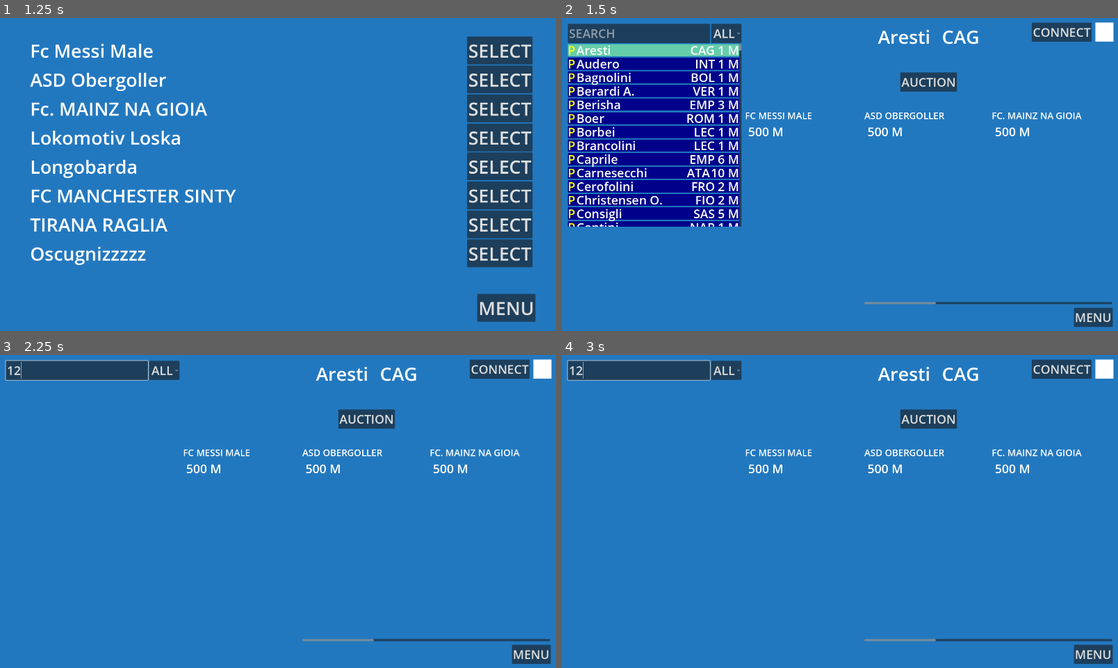
Above: before the commit, frames 1-4 (two rows, left to right).
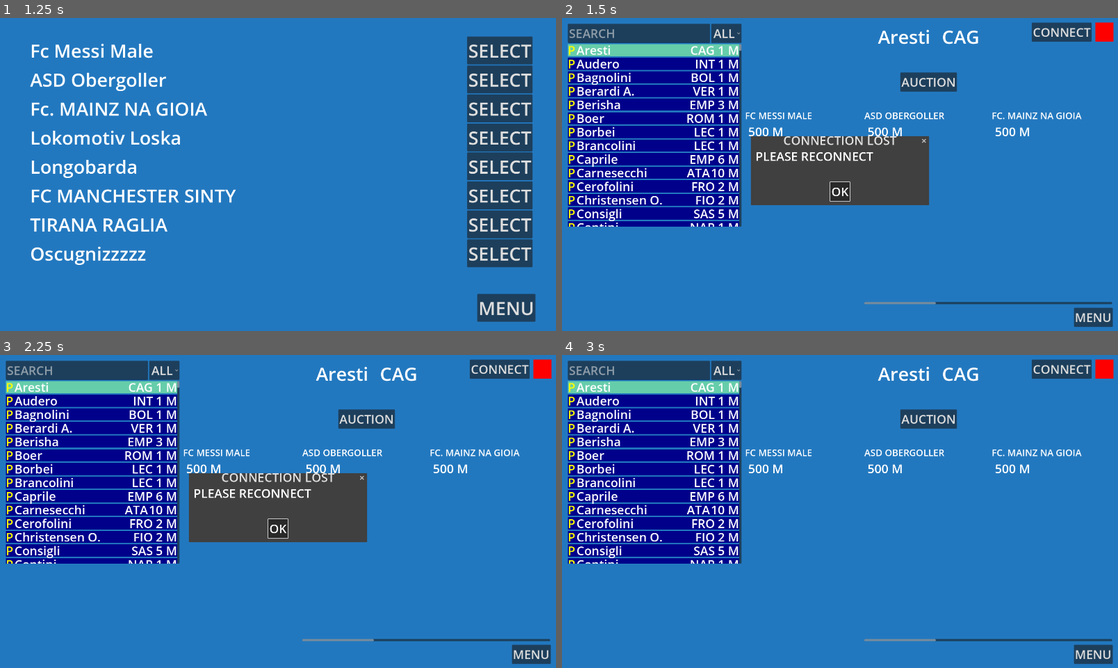
Above: after the commit, the same moments.

Repository: dulvui/condor
Game: Godot game, scene res://src/screens/menu/Menu.tscn
Same seed, same stepped clock (60 frames per second), same inputs: the game is played once before the commit and once after it. Sound files missing from this copy of the repository are replaced by a short silence.
Inputs (mouse positions are in pixels of both pictures, inside the frame that each line leads up to):
- Up to frame 1 (1.25 s): click "START" at 0.5 s
- Up to frame 2 (1.5 s): click "SELECT" at 1.25 s
- Up to frame 3 (2.25 s): click (77, 370) at 2.02 s; type "12" at 2.1 s
- Up to frame 4 (3 s): click (840, 527) at 2.75 s, where only the run after the commit has a clickable "OK"

Frame 1 is identical in both runs. In frame 2, 7.2% of the frame differs, in the area x 34-100%, y 1-60%; in frame 3, 24%, in the area x 0-100%, y 1-67%; in frame 4, 17%.

Commit message:
app: show disconnection alert

Diff:
--- a/app/src/Config.gd
+++ b/app/src/Config.gd
@@ -48,6 +48,17 @@
 	config.set_value("data","history",history)
 	config.save("user://settings.cfg")
 
+func reset() -> void:
+	next_team_id = 0
+	teams = _get_default_teams()
+	players = _init_players()
+	active_player_index = 0
+	history = []
+
+func restore(history:Array) -> void:
+#	for transfer in history:
+	pass
+
 func add_player_to_team(team:Team, player:Player, price:int) -> String:
 	var error_message:String = team.add_player(player, price)
 	if not error_message.is_empty():
--- a/app/src/screens/main/Main.gd
+++ b/app/src/screens/main/Main.gd
@@ -12,6 +12,8 @@
 @onready var timer:AuctionTimer = $Timer
 @onready var server_status:ColorRect = $Status/ServerStatus
 @onready var connect_button:Button = $Status/Connect
+@onready var connection_lost_alert:AcceptDialog = $ConnectionLost
+
 
 var active_player:Player
 
@@ -108,6 +110,7 @@
 func _on_client_connection_closed() -> void:
 	server_status.color = Color.RED
 	connect_button.visible = true
+	connection_lost_alert.popup_centered()
 
 
 func _on_client_connected_to_server() -> void:
--- a/app/src/screens/main/Main.tscn
+++ b/app/src/screens/main/Main.tscn
@@ -111,6 +111,17 @@
 layout_mode = 1
 metadata/_edit_use_anchors_ = true
 
+[node name="ConnectionLost" type="AcceptDialog" parent="."]
+title = "CONNECTION LOST"
+size = Vector2i(600, 200)
+
+[node name="Label" type="Label" parent="ConnectionLost"]
+offset_left = 8.0
+offset_top = 8.0
+offset_right = 592.0
+offset_bottom = 116.0
+text = "PLEASE RECONNECT"
+
 [connection signal="active_player_change" from="MarginContainer/HSplitContainer/VSplitContainer/PlayerList" to="." method="_on_player_list_active_player_change"]
 [connection signal="assign" from="MarginContainer/HSplitContainer/VBoxContainer/AuctionControl" to="." method="_on_auction_control_assign"]
 [connection signal="auction" from="MarginContainer/HSplitContainer/VBoxContainer/AuctionControl" to="." method="_on_auction_control_auction"]
--- a/app/src/websocket/client/Client.gd
+++ b/app/src/websocket/client/Client.gd
@@ -23,6 +23,7 @@
 signal player_active(player_id:int)
 
 const HOST:String = "ws://localhost:8000/"
+
 
 @export var handshake_headers: PackedStringArray
 @export var supported_protocols: PackedStringArray
@@ -76,6 +77,7 @@
 	if socket.get_ready_state() != socket.STATE_CLOSED:
 		socket.poll()
 	var state = socket.get_ready_state()
+	print(state)
 	if last_state != state:
 		last_state = state
 		if state == socket.STATE_OPEN:
